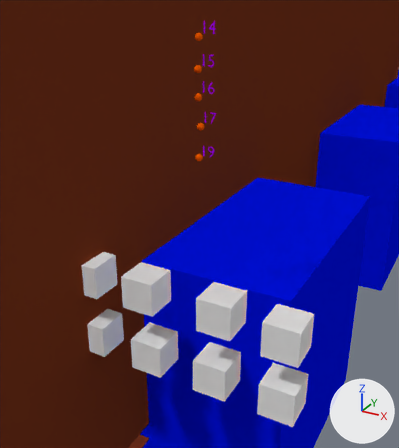
The Blender file posenet_blender/posenet_blender.blend, before and after one commit.
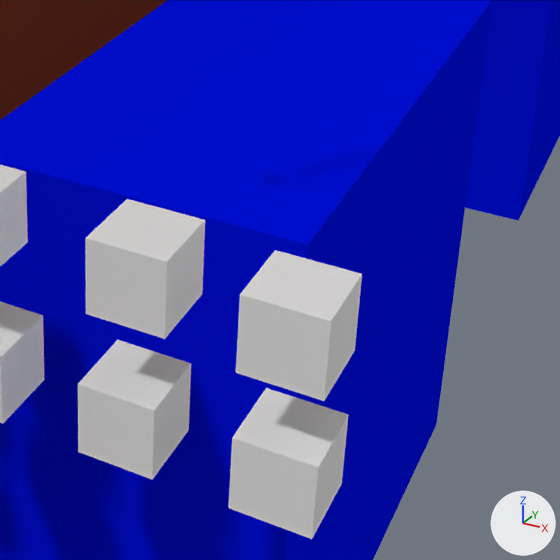
Each version is shown from a camera (50 mm lens) standing at (5.286, -2.256, 3.157) and looking at (4.118, -0.132, 2.095), then close up on the part from 40% to 100% of the width and 44% to 97% of the height. The lights are fixed; the arrows at lower right show +X, +Y and +Z.

The older version as bpy lines, for what is in view:
```python
me_cube_009 = bpy.data.meshes.new('Cube.009')
me_cube_009.from_pydata(...)  # a box spanning x 0.0..0.2, y -0.1..0.1, z -0.1..0.1
me_cube_016 = bpy.data.meshes.new('Cube.016')
me_cube_016.from_pydata(...)  # a box spanning x -1.0..1.0, y -1.0..1.0, z -1.0..1.0
me_cube_016.materials.append(mat_material_001)  # blue #0011e7
me_cube_025 = bpy.data.meshes.new('Cube.025')
me_cube_025.from_pydata(...)  # a box spanning x 0.0..0.2, y -0.1..0.1, z -0.1..0.1
ob_cube_002 = bpy.data.objects.new('Cube.002', me_cube_016)
ob_cube_002.location = (3.33, 5.458, 0.412)
ob_head = bpy.data.objects.new('head', me_cube_025)
ob_head.location = (4.079, 0.0, 1.553)
ob_thigh_r = bpy.data.objects.new('thigh.R', me_cube_009)
ob_thigh_r.location = (3.643, 0.0, 1.15)
# also in view: 'Cube.005' at (3.398, 1.492, 0.412); 'Plane.002' at (3.323, 4.12, 3.298); 'shoulder.R' at (3.702, 0.0, 1.553); 'oreille.L' at (4.55, 0.0, 1.15); 'yeux' at (4.157, 0.0, 1.15)
```
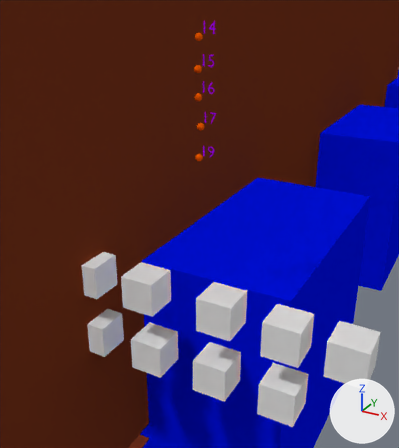
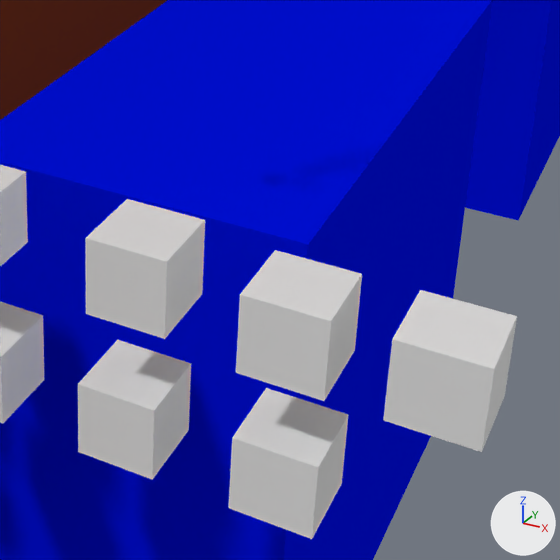
Boxes (x1, y1, x2, y2) around the edits, measured in the close-ups (560 x 560 px):
```json
{"object": "jambe.R", "change": "added", "after": [383, 290, 517, 452]}
```

The change, as JSON lines over the scene's bpy script:
```json
{"op": "add", "block": "ob_jambe_r", "code": ["ob_jambe_r = bpy.data.objects.new('jambe.R', me_cube_009.copy())  # the mesh of ob_thigh_r", "ob_jambe_r.location = (4.777, 0.0, 1.525)"]}
```
